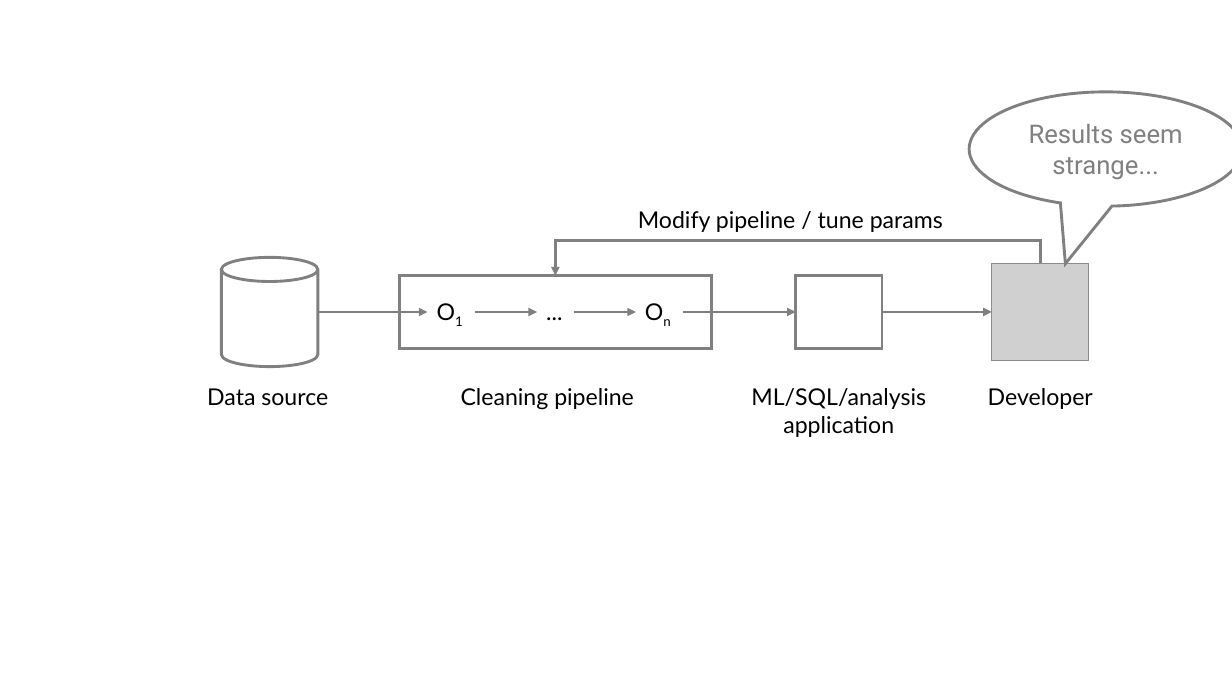
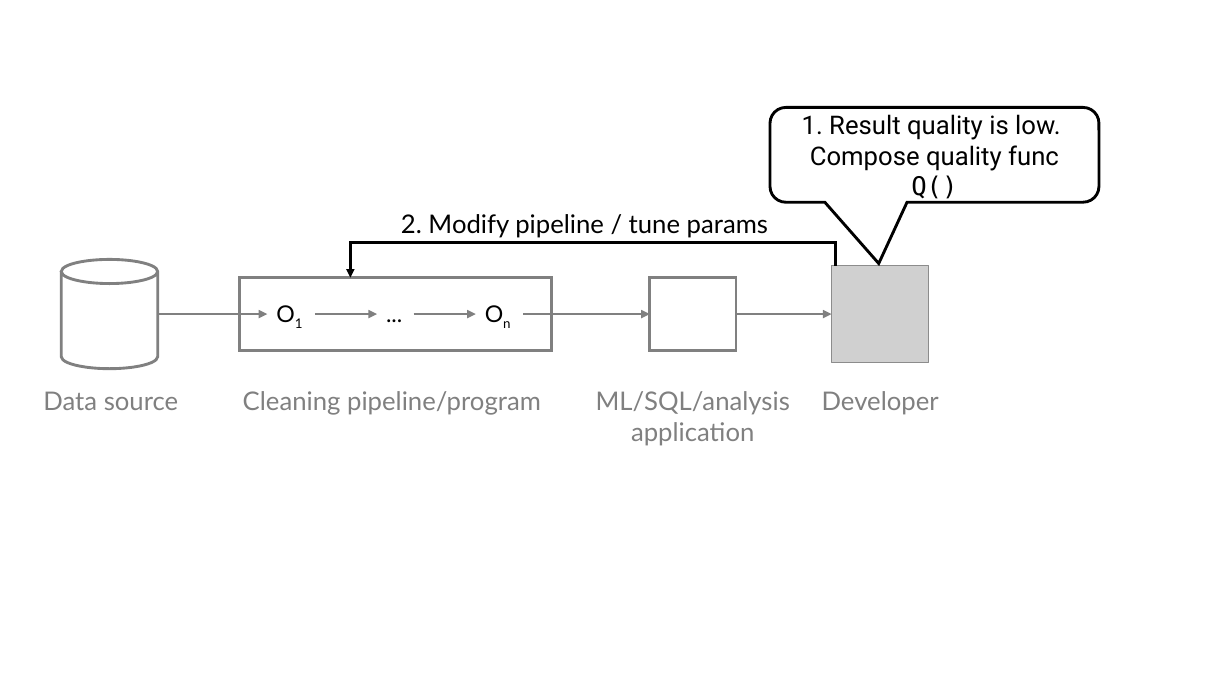
Before and after one commit to sjyk/alphaclean-paper, a slide deck: slide 2 of figures/figs.pptx. Drawn at 1232x693 pixels with LibreOffice and Linux fonts; fonts in the diff are those of the drawing; grey boxes stand for pictures. Boxes give left, top, right and bottom in pixels: in the first picture for what was removed or moved away, otherwise in the second. Text is boxed around its words. In the diff, an @@ line names an element or a change of style, - is before the commit and + after.

```diff
--- a/figures/figs.pptx
+++ b/figures/figs.pptx
@@ rounded speech box added at [770,107,1099,202], fill #FFFFFF, outline #000000 2.25 pt, 20 pt, text #000000 @@
+1. Result quality is low.
+Compose quality func Q()
@@ speech bubble removed at [970,91,1232,206] @@
-Results seem strange...
@@ text at [401,214,768,238]: text changed; size 18 to 20 pt @@
-Modify pipeline / tune params
+2. Modify pipeline / tune params
@@ elbow arrow moved from (1041, 263) - (555, 275) to (836, 265) - (350, 277) @@
@@ elbow arrow (836, 265) - (350, 277): stroke #808080 2.25 pt to #000000 2.25 pt @@
@@ 3 texts: place and size @@
-3 texts at [428,293,683,330]
+3 texts at [267,296,523,333]
@@ rectangle: place and size @@
-rectangle at [796,275,882,348]
+rectangle at [650,277,736,350]
@@ 3 arrows, 1 picture, 1 rectangle, 1 cylinder: place and size @@
-3 arrows, 1 picture, 1 rectangle, 1 cylinder at [222,258,1089,367]
+3 arrows, 1 picture, 1 rectangle, 1 cylinder at [61,260,929,369]
@@ arrow moved from (684, 312) - (796, 312) to (523, 314) - (650, 314) @@
@@ arrow moved from (883, 312) - (992, 312) to (737, 314) - (832, 314) @@
@@ text "Data source": place and size @@
-text "Data source" at [207,388,328,406]
+text "Data source" at [43,391,179,410]
@@ text "Data source" at [43,391,179,410]: size 18 to 20 pt, text colour #000000 to #808080; alignment left to centre @@
@@ text "ML/SQL/analysis": place and size @@
-text "ML/SQL/analysis" at [751,388,926,437]
+text "ML/SQL/analysis" at [596,391,790,446]
@@ text "ML/SQL/analysis" at [596,391,790,446]: size 18 to 20 pt, text colour #000000 to #808080 @@
@@ text "Developer" at [822,391,939,415]: size 18 to 20 pt, text colour #000000 to #808080 @@
@@ text "Developer": place and size @@
-text "Developer" at [988,388,1093,409]
+text "Developer" at [822,391,939,415]
@@ text at [243,391,541,415]: text changed; size 18 to 20 pt; text colour #000000 to #808080 @@
-Cleaning pipeline
+Cleaning pipeline/program
```
Also in this commit, not shown: 4 other files.
